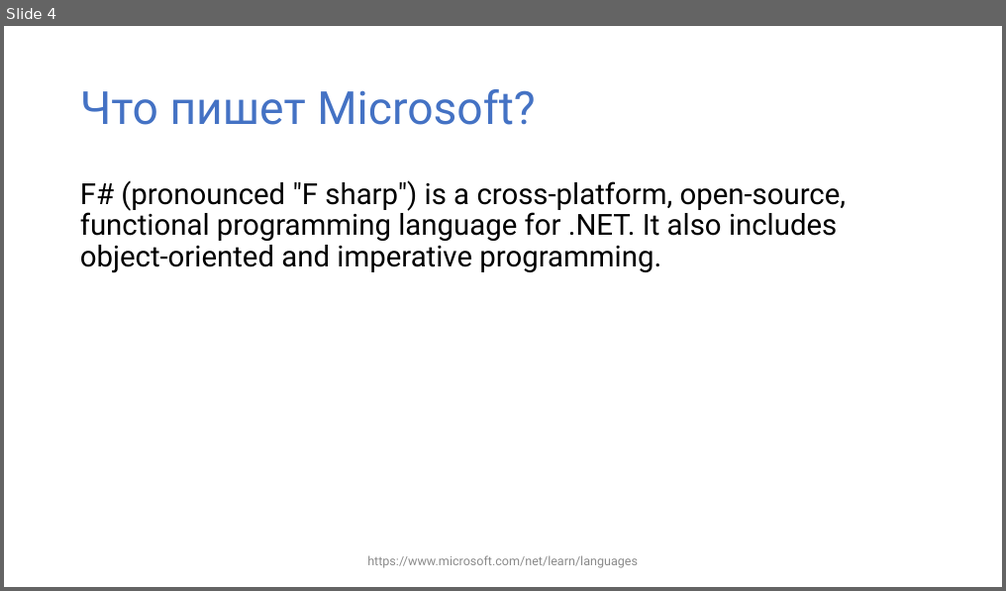
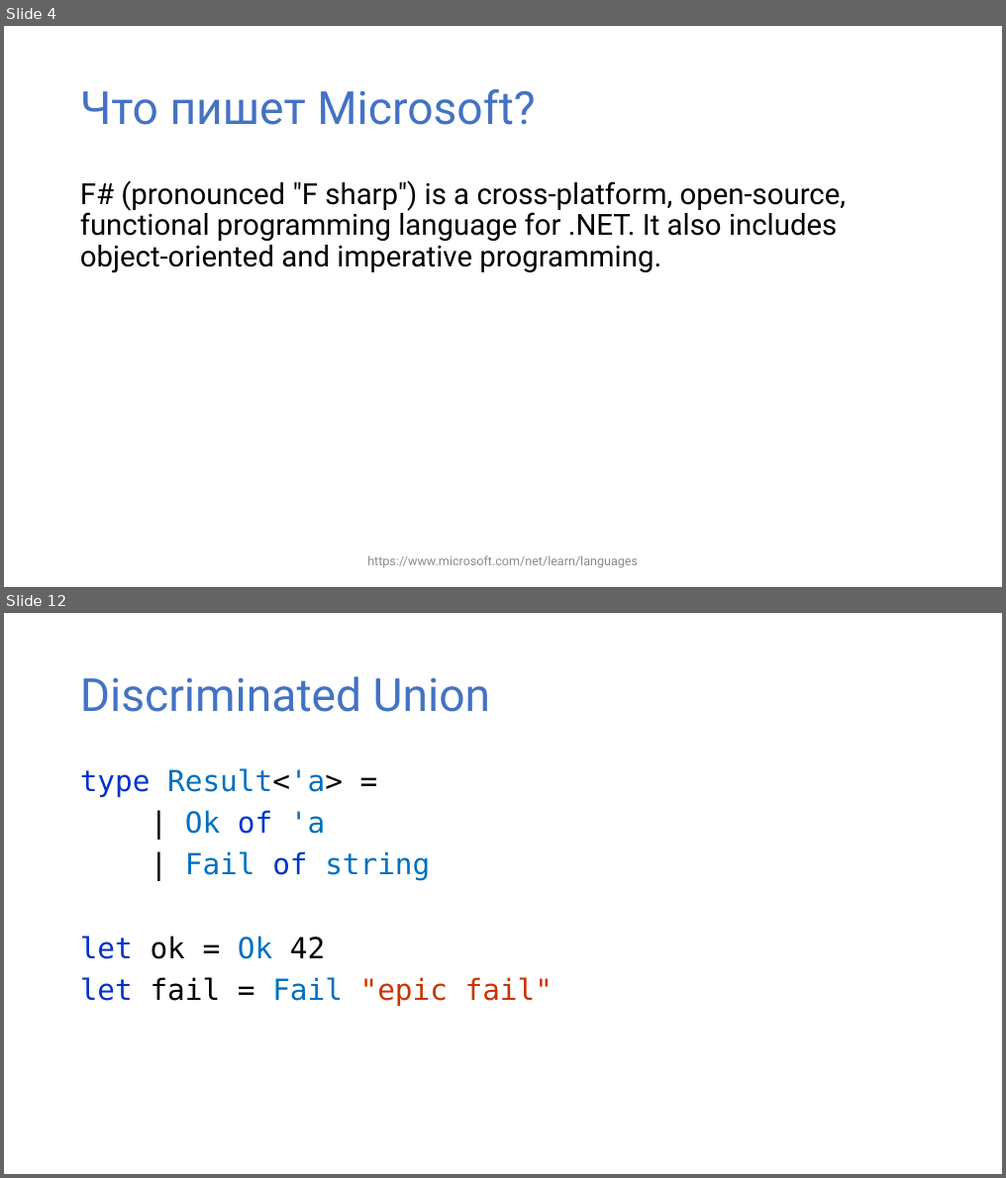
Before and after one commit to yevgeniyredko/shpora-2018-fsharp, a slide deck: shpora-2018-fsharp.pptx. Shown one above the other, each under a label of ours: slide 4 before the commit, slides 4 and 12 after it; the slides between them are not shown. The pictures are 1006x591 and 1006x1178 pixels, drawn with LibreOffice and Linux fonts; fonts in the diff are those of the drawing. Boxes give left, top, right and bottom in pixels: in the first picture for what was removed or moved away, otherwise in the second. Text is boxed around its words. In the diff, an @@ line names an element or a change of style, - is before the commit and + after.

```diff
--- a/shpora-2018-fsharp.pptx
+++ b/shpora-2018-fsharp.pptx
@@ slide 12 added at <box>4,613,1002,1174</box>, background #FFFFFF @@
@@ title added at <box>80,676,490,712</box>, 44 pt, text #4472C4 @@
+Discriminated Union
@@ text added at <box>80,768,552,1006</box>, 28 pt, text #0070C0 @@
+type Result<'a> =
+| Ok of 'a
+| Fail of string
+let ok = Ok 42
+let fail = Fail "epic fail"
```
Also in this commit, not shown: 2 slides changed, 21 other slides added, 2 slides removed, 1 other file.
